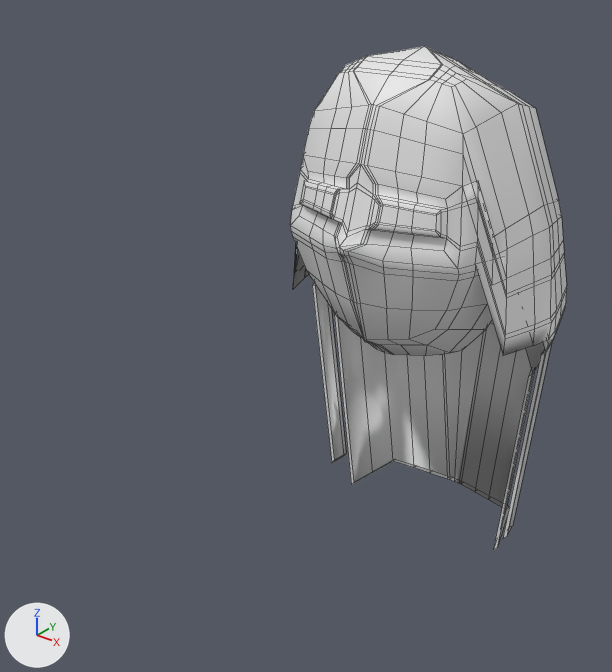
The FBX model Assets/Low Poly Characters/Head5.fbx as it was, and as the next commit left it.
Both versions are drawn from a 50 mm camera at (5.73, -37.85, 20.9) aimed at (-2.8, -27.19, 14.28). Lighting does not change. The marker at lower left points along +X, +Y and +Z. Mesh edges are drawn as thin lines. Where no turn or scale is listed for an object, it has been applied to the vertices.

Objects in the first picture: 'Female 1.004'.
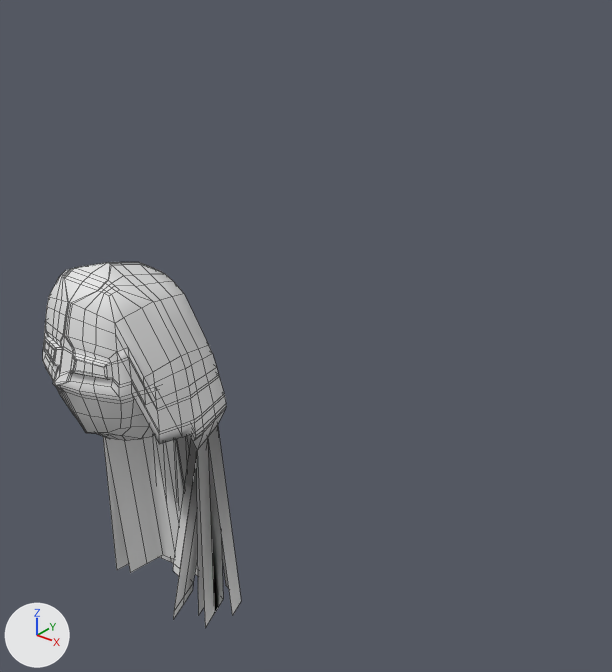
Where the change shows, as pixel boxes [x1, y1, x2, y2] in the pictures (612 x 672 px; the box of a moved part takes in the faces that stretch with it):
'Female 1.004', reshaped, moved (28% narrower, 27% shorter)
    before: [290, 46, 567, 549]
    after: [43, 262, 241, 628]
part 1 of me_cube_017, moved or reshaped
    before: [312, 283, 551, 549]
    after: [103, 425, 241, 628]

Patch to the scene script:
```diff
--- a/Assets/Low Poly Characters/Head5.fbx.py
+++ b/Assets/Low Poly Characters/Head5.fbx.py
@@ me_cube_017 @@
 # used by ob_female_1_004; location = (0.39, -28.99, 17.84)
-me_cube_017.from_pydata(...)  # 727 vertices, 710 faces; spans x -1.86..1.83, y -1.58..1.87, z -5.37..1.79
+me_cube_017.from_pydata(...)  # 735 vertices, 710 faces; spans x -1.83..1.97, y -1.58..1.8, z -7.11..1.79
+# me_cube_017 part 1
+# 40 vertices are removed from x -1.86..1.54, y 0.29..1.87, z -5.37..-1.69
+# 42 faces are deleted
+# 1 vertex moves from x 1.31, y 0.73, z -5.3 to x 1.11, y -0.09, z -6.44
+# 32 vertices are added at x -1.4..1.53, y -0.11..1.67, z -7.11..-2.11
+# 11 new vertices lie (0.51, -0.03, -4.69) away from vertices in x -1.64..1.46, y 0.54..1.66, z -2.25..-2.06
+# 5 new vertices lie (-0.06, -0.07, -4.93) away from vertices in x -1.58..0.7, y 0.54..1.67, z -2.18..-2.12
+# 42 new faces join them
@@ ob_female_1_004 @@
 ob_female_1_004 = bpy.data.objects.new('Female 1.004', me_cube_017)
-ob_female_1_004.location = (0.39, -28.99, 17.84)
+ob_female_1_004.location = (-6.95, -28.15, 13.19)
```
